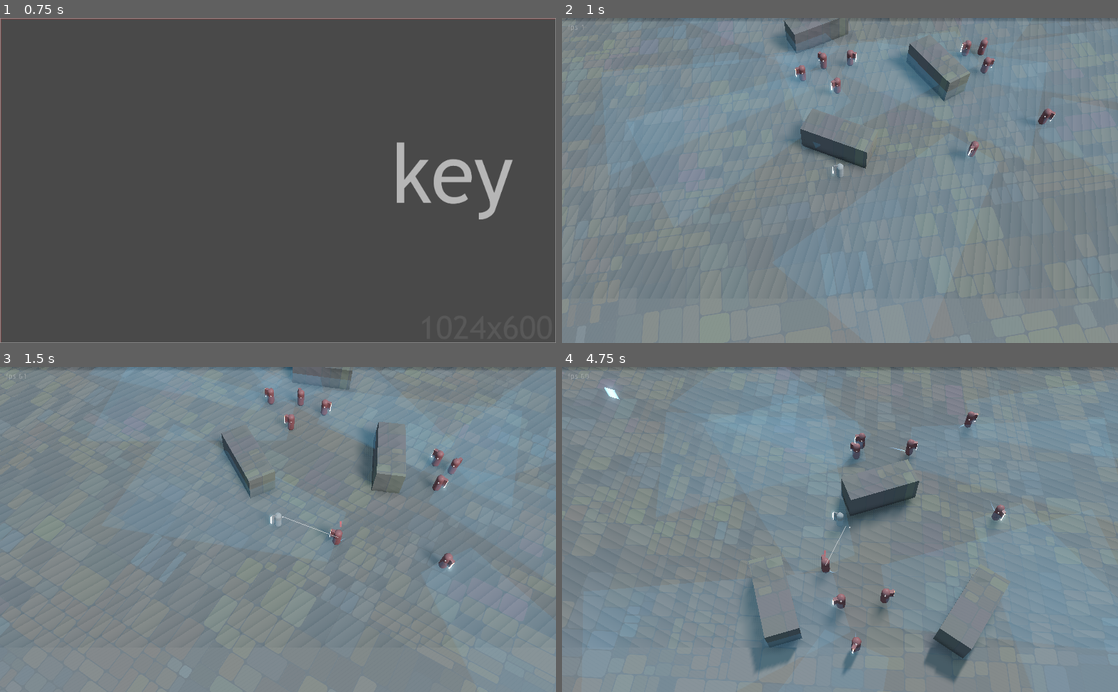
Above: before the commit, frames 1-4 (two rows, left to right).
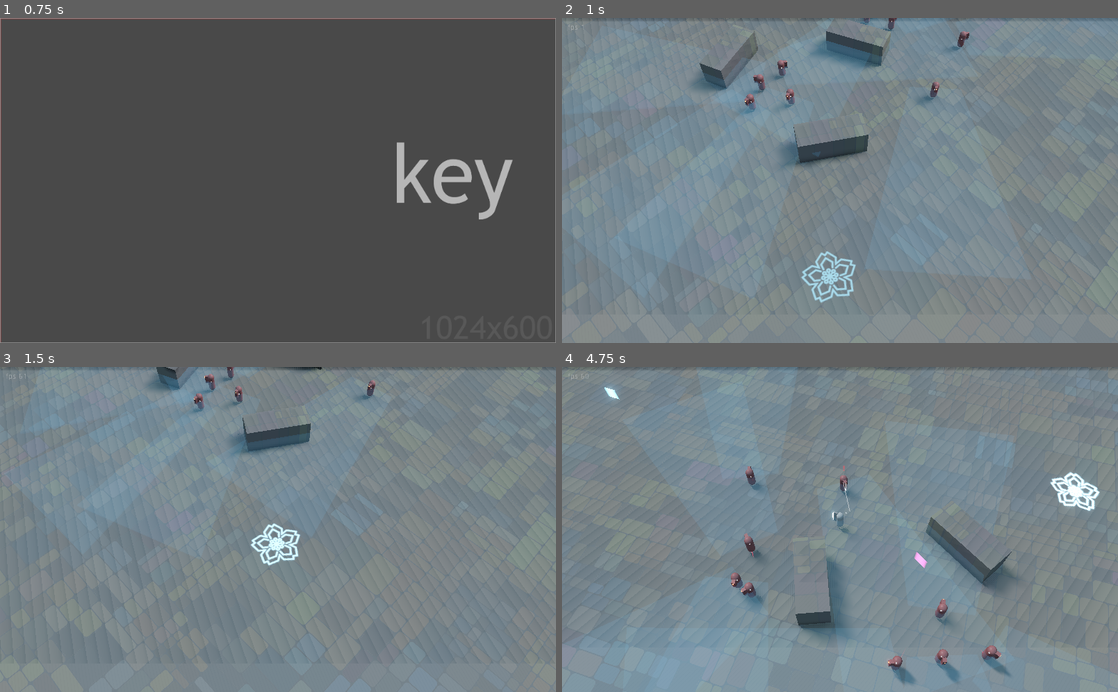
Above: after the commit, the same moments.

Repository: ioxu/key
Game: Godot game, scene res://scenes/splash.tscn
Two runs of this game, one before a commit and one after it. Both use one fixed random seed, a clock stepped at 60 frames per second and the inputs below.
Inputs (mouse positions are in pixels of both pictures, inside the frame that each line leads up to):
- Up to frame 1 (0.75 s): tap Enter at 0.5 s; move the mouse to (400, 164) at 0.52 s; hold D (move_right) from 0.53 s (still down); hold Left (camera_rotate_left) from 0.53 s (still down); click (400, 164) at 0.67 s
- Up to frame 2 (1 s): keep holding D (move_right); keep holding Left (camera_rotate_left); tap Space (jump) at 0.77 s
- Up to frame 3 (1.5 s): move the mouse to (166, 545) at 1.27 s; release D (move_right) at 1.28 s; release Left (camera_rotate_left) at 1.28 s; hold S (move_down) from 1.28 s (still down); tap Right (camera_rotate_right) at 1.35 s
- Up to frame 4 (4.75 s): tap Space (jump) at 1.52, 3.02, 3.77, 4.52 s; move the mouse to (895, 458) at 2.02 s; release S (move_down) at 2.03 s; hold D (move_right) 2.03-2.78 s; click (895, 458) at 2.1 s; move the mouse to (812, 594) at 2.77 s; hold W (move_up) 2.78-3.53 s; tap Left (camera_rotate_left) at 2.85 s; click (812, 594) at 2.92 s; move the mouse to (1006, 578) at 3.52 s; hold Right (camera_rotate_right) 3.53-4.28 s; hold A (move_left) from 3.53 s (still down); move the mouse to (673, 480) at 4.27 s; click (673, 480) at 4.35 s

Frame 1 is identical in both runs. In frame 2, 9.8% of the frame differs, in the area x 0-100%, y 0-92%; in frame 3, 9.8%; in frame 4, 17%, in the area x 0-100%, y 0-100%.

Commit message:
respawn player

Diff:
--- a/data/enemies/Enemy.gd
+++ b/data/enemies/Enemy.gd
@@ -1,7 +1,7 @@
 extends KinematicBody
 
 export var initial_health : float = 1000.0
-export var health : float = initial_health
+var health : float
 export(bool) var active = true setget toggle_active
 export(float) var movement_speed = 7.5
 export(float) var rush_speed = 200.0
@@ -59,10 +59,14 @@
 	noise.period = 35.0
 	offset = damage_rng.randf() * 100
 
+	health = initial_health
+
 	attack_move_rng.randomize()
 	add_child(attack_move_timer)
 	attack_move_timer.connect("timeout",self,"_on_attack_move_timer_timeout")
 	attack_move_timer.set_one_shot(true)
+
+	weapon.visible = false
 
 	firing_noise_rng.seed = randi()
 	firing_noise_rng.octaves = 2
@@ -98,6 +102,7 @@
 
 func _idle(delta) -> void:
 	if $vision_raycast.can_see_target:
+		weapon.visible = true
 		fsm.set_state("attack")
 
 	# wander about a bit
@@ -129,6 +134,7 @@
 func _attack(delta) -> void:
 
 	if !$vision_raycast.can_see_target:
+		weapon.visible = false
 		weapon.activated = false
 		fsm.set_state("idle")
 		return
@@ -179,7 +185,7 @@
 				)
 		"evade":
 			attack_move_timer.start(
-				attack_move_rng.randf_range(0.1, 0.3)
+				attack_move_rng.randf_range(0.15, 0.65)
 				)
 		"strafe":
 			strafe_direction = pow(-1, randi() % 2)
@@ -233,11 +239,11 @@
 func evade_target(delta) -> void:
 	direction = global_transform.origin - target.global_transform.origin
 	direction = direction.normalized()
-	movement_speed = 1.0 * delta * rush_speed * 0.25
+	movement_speed = 1.0 * delta * rush_speed * 0.65
 
 
 func strafe_target(delta) -> void:
-	direction = global_transform.basis.x
+	direction = global_transform.basis.x.rotated(Vector3(0.0, 1.0, 0.0), strafe_direction * 0.3)
 	direction = direction.normalized()
 	movement_speed = strafe_direction * delta * strafe_speed
 
@@ -255,7 +261,6 @@
 	var dir = -1.0 * global_transform.basis.z
 	var dir_to_player = ((target.global_transform.origin - global_transform.origin) *
 		Vector3(1.0, 0.0, 1.0)).normalized()
-	#print("within aim tolerance ", dir.dot( dir_to_player)> (1.0 - tolerance) )
 	return dir.dot( dir_to_player ) > (1.0 - tolerance)
 
 
@@ -297,7 +302,8 @@
 
 
 func _on_vision_area_body_entered(body):
-	if body.is_in_group("Player"):
+	if body.is_in_group("Player") and body.targetable:
+		weapon.visible = true
 		target = body
 		$vision_raycast.target = body
 		$vision_raycast.start()
@@ -308,7 +314,20 @@
 
 func _on_vision_area_body_exited(body):
 	if body.is_in_group("Player"):
+		weapon.visible = false
 		target = null
 		$statemachine.set_state("idle")
 		$vision_raycast.target = null
 		$vision_raycast.stop()
+
+
+
+func _on_VisibilityNotifier_camera_entered(camera):
+	# return to full processing
+	print(self.get_path(), " entered camera")
+
+
+
+func _on_VisibilityNotifier_camera_exited(camera):
+	# LOD process, animation and, movement
+	print(self.get_path(), " exited camera")
--- a/data/enemies/Enemy.tscn
+++ b/data/enemies/Enemy.tscn
@@ -146,6 +146,11 @@
 
 [node name="statemachine" type="Node" parent="."]
 script = ExtResource( 7 )
+
+[node name="VisibilityNotifier" type="VisibilityNotifier" parent="."]
+aabb = AABB( -0.569326, -0.784382, -0.567054, 1.13865, 1.5756, 1.13411 )
 [connection signal="timeout" from="vision_raycast/routine_check" to="vision_raycast" method="_on_routine_check_timeout"]
 [connection signal="body_entered" from="vision_area" to="." method="_on_vision_area_body_entered"]
 [connection signal="body_exited" from="vision_area" to="." method="_on_vision_area_body_exited"]
+[connection signal="camera_entered" from="VisibilityNotifier" to="." method="_on_VisibilityNotifier_camera_entered"]
+[connection signal="camera_exited" from="VisibilityNotifier" to="." method="_on_VisibilityNotifier_camera_exited"]
--- a/data/scripts/travel_path_line.gd
+++ b/data/scripts/travel_path_line.gd
@@ -2,11 +2,11 @@
 
 var point_array = Array()
 
-export var distance_threshold := 0.55
-export var max_points := 30
+export var distance_threshold := 0.65
+export var max_points := 200
 export(NodePath) var track_object_path
 export var position_offset := Vector3.ZERO
-
+export var trail_colour : Color = Color(0.917969, 0.075302, 0.233302)
 
 onready var track_object = get_node(track_object_path)
 onready var last_position := Vector3.ZERO
@@ -20,6 +20,9 @@
 	last_position = track_object.global_transform.origin
 	point_array.append(last_position)
 	material_override = trail_material
+	material_override.set_shader_param("albedo", trail_colour)
+	material_override.set_shader_param("emission", trail_colour)
+
 
 func _process(delta):
 	if (track_object.global_transform.origin - point_array.back()).length() > distance_threshold:
@@ -29,16 +32,22 @@
 
 	clear()
 	begin(Mesh.PRIMITIVE_LINE_STRIP)
-	#for p in point_array:
 	var p_size = point_array.size()
 	for i in range(p_size):
 		if i !=0:
-			set_color(Color(0.17, 0.66, 0.77, bias(float(i)/p_size, 0.22)))
+			set_color(trail_colour * Color(1.0, 1.0, 1.0, bias(float(i)/p_size, 0.22)))
 		else:
-			set_color(Color(0.17, 0.66, 0.77, 0.0))
-		#add_vertex(p)
+			set_color(trail_colour * Color(1.0, 1.0, 1.0, 0.0))
 		add_vertex(point_array[i])
 	end()
+#	begin(Mesh.PRIMITIVE_POINTS)
+#	for i in range(p_size):
+#		if i !=0:
+#			set_color(trail_colour * Color(1.0, 1.0, 1.0, bias(float(i)/p_size, 0.22)))
+#		else:
+#			set_color(trail_colour * Color(1.0, 1.0, 1.0, 0.0))
+#		add_vertex(point_array[i])
+#	end()
 
 func bias(value, b):
 	b = -log2(1.0 - b)
--- a/data/shaders/trail_material.shader
+++ b/data/shaders/trail_material.shader
@@ -16,6 +16,7 @@
 
 
 void vertex() {
+	POINT_SIZE=point_size;
 	UV=UV*uv1_scale.xy+uv1_offset.xy;
 }
 
--- a/data/shaders/trail_shader_material.tres
+++ b/data/shaders/trail_shader_material.tres
@@ -8,7 +8,7 @@
 shader_param/specular = null
 shader_param/metallic = null
 shader_param/roughness = null
-shader_param/point_size = null
+shader_param/point_size = 3.5
 shader_param/emission = Color( 0.419608, 0.658824, 0.909804, 1 )
 shader_param/emission_energy = 10.0
 shader_param/uv1_scale = null
--- /dev/null
+++ b/data/spawn_points/spawn_point_player.gd
@@ -0,0 +1,31 @@
+extends Spatial
+
+export (NodePath) var player
+
+
+func _ready():
+	player = get_node(player)
+	transport_player_to_spawn_point()
+
+
+func _process(delta):
+	print("@@@",$arrival_tween.tell())
+
+
+func transport_player_to_spawn_point():
+	player.active = false
+	#yield(get_tree().create_timer(1.0), "timeout")
+	$arrival_tween.interpolate_property(
+		player,
+		"translation",
+		player.global_transform.origin,
+		global_transform.origin,
+		$arrival_tween.playback_speed,
+		Tween.TRANS_QUAD,
+		Tween.EASE_IN_OUT
+	)
+	$arrival_tween.start()
+
+
+func _on_arrival_tween_tween_all_completed():
+	player.respawn()
--- /dev/null
+++ b/data/spawn_points/spawn_point_player.tscn
@@ -0,0 +1,49 @@
+[gd_scene load_steps=6 format=2]
+
+[ext_resource path="res://data/textures/debug/sakura.png" type="Texture" id=1]
+[ext_resource path="res://data/spawn_points/spawn_point_player.gd" type="Script" id=2]
+
+[sub_resource type="PlaneMesh" id=1]
+
+[sub_resource type="SpatialMaterial" id=2]
+flags_transparent = true
+albedo_color = Color( 0.360784, 0.501961, 0.52549, 1 )
+albedo_texture = ExtResource( 1 )
+emission_enabled = true
+emission = Color( 0.552941, 0.756863, 0.858824, 1 )
+emission_energy = 0.996818
+emission_operator = 0
+emission_on_uv2 = false
+
+[sub_resource type="Animation" id=3]
+resource_name = "pulse"
+loop = true
+tracks/0/type = "bezier"
+tracks/0/path = NodePath("MeshInstance:material/0:emission_energy")
+tracks/0/interp = 1
+tracks/0/loop_wrap = true
+tracks/0/imported = false
+tracks/0/enabled = true
+tracks/0/keys = {
+"points": PoolRealArray( 0.655703, -0.25, 0, 1.1, 0.169182, 11.1882, -0.05, -0.340784, 0.22, -0.00534141, 0.624255, -0.25, 0, 0.25, 0 ),
+"times": PoolRealArray( 0, 1, 1.1 )
+}
+
+[node name="spawn_point_player" type="Spatial"]
+script = ExtResource( 2 )
+
+[node name="MeshInstance" type="MeshInstance" parent="."]
+transform = Transform( 2, 0, 0, 0, 2, 0, 0, 0, 2, 0, 0.15, 0 )
+mesh = SubResource( 1 )
+material/0 = SubResource( 2 )
+
+[node name="AnimationPlayer" type="AnimationPlayer" parent="."]
+autoplay = "pulse"
+playback_speed = 5.0
+method_call_mode = 1
+anims/pulse = SubResource( 3 )
+
+[node name="arrival_tween" type="Tween" parent="."]
+playback_speed = 2.0
+playback/speed = 2.0
+[connection signal="tween_all_completed" from="arrival_tween" to="." method="_on_arrival_tween_tween_all_completed"]
--- a/data/weapons/pulse_shard/pulse_shard.gd
+++ b/data/weapons/pulse_shard/pulse_shard.gd
@@ -71,7 +71,8 @@
 	bullet.look_at( bullet.get_translation() - direction, Vector3.UP)
 	bullet.start()
 
-	Input.start_joy_vibration(0, 1.0, 0.0, 0.05)
+	if !is_enemy_weapon:
+		Input.start_joy_vibration(0, 1.0, 0.0, 0.05)
 
 
 func _on_AnimationPlayer_animation_finished(anim_name):
--- a/scenes/level.tscn
+++ b/scenes/level.tscn
@@ -1,9 +1,10 @@
-[gd_scene load_steps=11 format=2]
+[gd_scene load_steps=12 format=2]
 
 [ext_resource path="res://data/shaders/spatial_debug_boxdivide_material.tres" type="Material" id=1]
 [ext_resource path="res://scenes/fps_label.gd" type="Script" id=2]
 [ext_resource path="res://scenes/player/player.tscn" type="PackedScene" id=3]
 [ext_resource path="res://data/enemies/Enemy.tscn" type="PackedScene" id=4]
+[ext_resource path="res://data/spawn_points/spawn_point_player.tscn" type="PackedScene" id=5]
 
 [sub_resource type="CubeMesh" id=1]
 size = Vector3( 500, 1, 500 )
@@ -39,7 +40,7 @@
 [node name="Spatial" type="Spatial"]
 
 [node name="ground" type="MeshInstance" parent="."]
-transform = Transform( 1, 0, 0, 0, 1, 0, 0, 0, 1, 0, -0.5, 0 )
+transform = Transform( 1, 0, 0, 0, 1, 0, 0, 0, 1, -0.00283682, -0.5, 0.00873041 )
 material_override = ExtResource( 1 )
 mesh = SubResource( 1 )
 material/0 = null
@@ -53,6 +54,11 @@
 
 [node name="player" parent="." instance=ExtResource( 3 )]
 transform = Transform( 1, 0, 0, 0, 1, 0, 0, 0, 1, 3.27987, 0, 6.38462 )
+spawn_point = NodePath("../spawn_point_player")
+
+[node name="spawn_point_player" parent="." instance=ExtResource( 5 )]
+transform = Transform( 0.523242, 0, 0.852184, 0, 1, 0, -0.852184, 0, 0.523242, 8.2372, 0, 12.3578 )
+player = NodePath("../player")
 
 [node name="level" type="Spatial" parent="."]
 
@@ -116,6 +122,7 @@
 light_energy = 0.5
 shadow_enabled = true
 shadow_bias = 0.0
+shadow_contact = 0.53
 directional_shadow_mode = 1
 directional_shadow_split_1 = 0.252
 directional_shadow_split_2 = 0.431
--- a/scenes/player/player.gd
+++ b/scenes/player/player.gd
@@ -1,15 +1,53 @@
 extends KinematicBody
 
+export var initial_health : float = 10000.0
+var health : float setget set_health
+export var targetable := true
+export var active := true setget set_active, get_active
 
-# Declare member variables here. Examples:
-# var a = 2
-# var b = "text"
+var damage_rng = RandomNumberGenerator.new()
+onready var hurt_meter = $MeshInstance/hurt_meter
+
+export (NodePath) var spawn_point
 
 
-# Called when the node enters the scene tree for the first time.
 func _ready():
-	pass # Replace with function body.
+	spawn_point = get_node(spawn_point)
+	damage_rng.randomize()
+	health = initial_health
+	$icons/death_icon.visible = false
+	targetable = visible
 
 
-func bullet_hit(body):
-	print("player hit by ", body.get_path())
+func set_active(new_value):
+	visible = new_value
+	$CollisionShape.disabled = !new_value
+	targetable = new_value
+	$Controller.set_physics_process(new_value)
+	$Controller.set_process(new_value)
+
+
+func set_health(new_value):
+	health = new_value
+	hurt_meter.set_factor( 1.0 - health/initial_health )
+
+
+func respawn():
+	set_health(initial_health)
+	set_active(true)
+	$MeshInstance/hurt_meter.visible = true
+	$icons/death_icon.visible = false
+
+
+func get_active():
+	return active
+
+
+func bullet_hit(bullet):
+	var damage = damage_rng.randf_range(bullet.damage_range[0], bullet.damage_range[1])
+	set_health( health - damage )
+	if health <= 0.0:
+		$MeshInstance/hurt_meter.visible = false
+		$icons/death_icon.visible = true
+		yield(get_tree().create_timer(.55), "timeout")
+		spawn_point.transport_player_to_spawn_point()
--- a/scenes/player/player.tscn
+++ b/scenes/player/player.tscn
@@ -1,10 +1,13 @@
-[gd_scene load_steps=12 format=2]
+[gd_scene load_steps=16 format=2]
 
 [ext_resource path="res://scenes/player/Controller.gd" type="Script" id=1]
 [ext_resource path="res://data/weapons/pulse_shard/pulse_shard.tscn" type="PackedScene" id=2]
 [ext_resource path="res://scenes/player/motion_blur.gd" type="Script" id=3]
 [ext_resource path="res://scenes/player/motion_blur_material.tres" type="Material" id=4]
 [ext_resource path="res://scenes/player/player.gd" type="Script" id=5]
+[ext_resource path="res://data/enemies/hurt_meter_shadermaterial.tres" type="Material" id=6]
+[ext_resource path="res://data/enemies/hurt_meter.tscn" type="PackedScene" id=7]
+[ext_resource path="res://data/textures/debug/symbols_16px_xbones.png" type="Texture" id=8]
 
 [sub_resource type="CapsuleShape" id=1]
 radius = 0.55
@@ -26,7 +29,14 @@
 [sub_resource type="SpatialMaterial" id=5]
 albedo_color = Color( 0.619608, 0.592157, 0.592157, 1 )
 
-[sub_resource type="QuadMesh" id=6]
+[sub_resource type="CylinderMesh" id=6]
+resource_local_to_scene = true
+material = ExtResource( 6 )
+height = 0.2
+radial_segments = 32
+rings = 1
+
+[sub_resource type="QuadMesh" id=7]
 size = Vector2( 2, 2 )
 
 [node name="player" type="KinematicBody" groups=[
@@ -54,6 +64,10 @@
 transform = Transform( 1, 0, 0, 0, -1.62921e-07, -1, 0, 1, -1.62921e-07, 0, -0.44367, 0.628556 )
 
 [node name="pulse_shard" parent="MeshInstance/weapon_mount" instance=ExtResource( 2 )]
+
+[node name="hurt_meter" parent="MeshInstance" instance=ExtResource( 7 )]
+transform = Transform( 0.5, 0, 0, 0, -6.55671e-08, 0.5, 0, -1.5, -2.18557e-08, 0, 0, 0.858 )
+mesh = SubResource( 6 )
 
 [node name="Controller" type="Spatial" parent="."]
 script = ExtResource( 1 )
@@ -88,6 +102,15 @@
 [node name="motion_blur" type="MeshInstance" parent="camera_root/camera_base/camera_tilt/camera_boom/Camera"]
 transform = Transform( 1, 0, 0, 0, 1, 1.49012e-07, 0, 0, 1, 0, 0, -1.05979 )
 visible = false
-mesh = SubResource( 6 )
+mesh = SubResource( 7 )
 material/0 = ExtResource( 4 )
 script = ExtResource( 3 )
+
+[node name="icons" type="Spatial" parent="."]
+
+[node name="death_icon" type="Sprite3D" parent="icons"]
+transform = Transform( 1, 0, 0, 0, 1, 0, 0, 0, 1, 0, 2.50934, 0 )
+opacity = 0.9
+pixel_size = 0.03
+billboard = 1
+texture = ExtResource( 8 )
Binary file added: data/textures/debug/sakura.png
Not shown, added: data/textures/debug/sakura.png.import
Binary file added: data/textures/debug/symbols_16px_xbones.png
Not shown, added: data/textures/debug/symbols_16px_xbones.png.import
Not shown, changed: .gitignore
